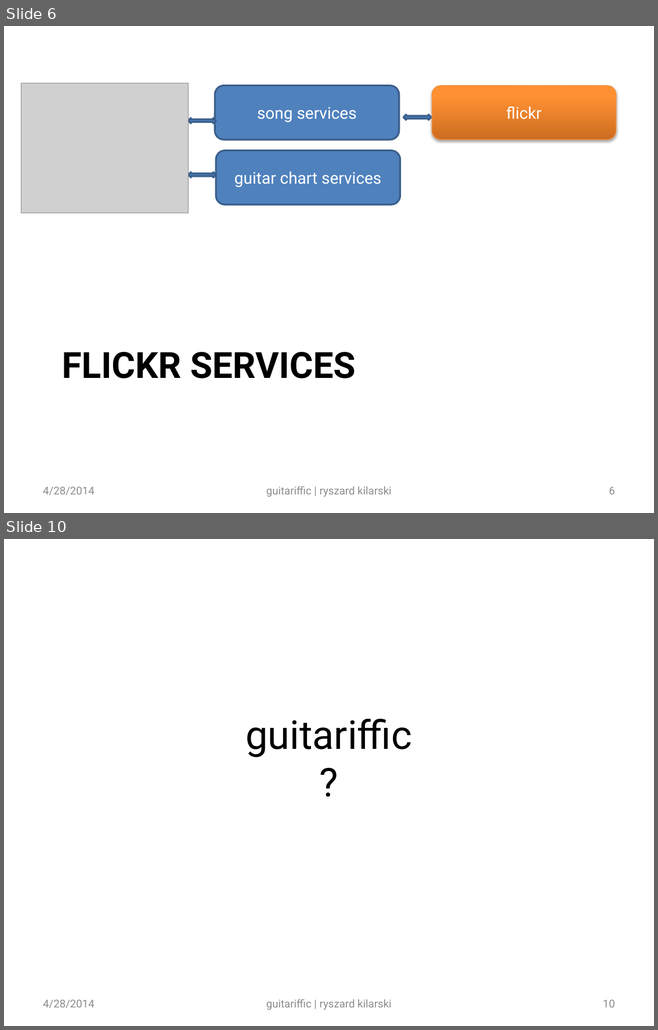
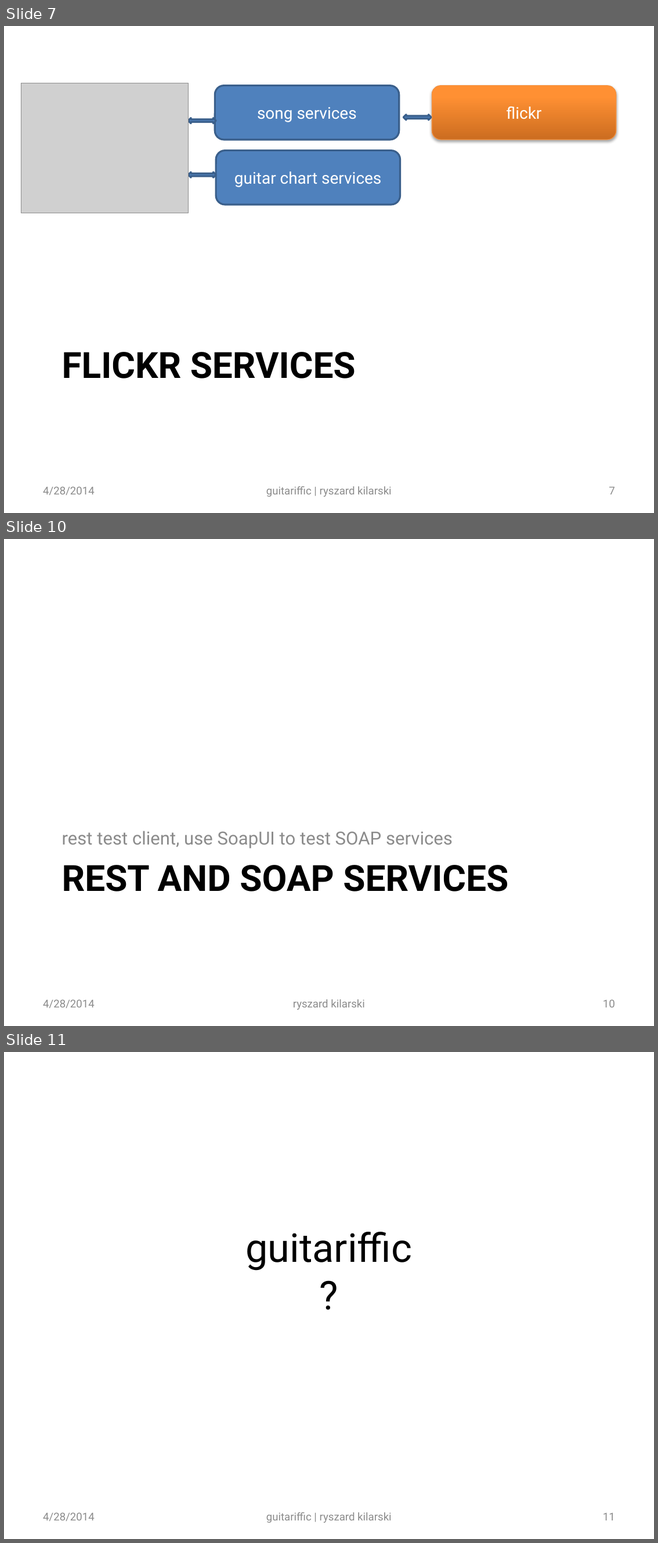
Before and after one commit to rkilarski/ryski-coding, a slide deck: guitarifficWS/Guitariffic Presentation.pptx. Shown one above the other, each under a label of ours: slides 6 and 10 before the commit, slides 7, 10 and 11 after it; the slides between them are not shown. The pictures are 658x1030 and 658x1543 pixels, drawn with LibreOffice and Linux fonts; fonts in the diff are those of the drawing; grey boxes stand for pictures. Boxes give left, top, right and bottom in pixels: in the first picture for what was removed or moved away, otherwise in the second. Text is boxed around its words. In the diff, an @@ line names an element or a change of style, - is before the commit and + after.

```diff
--- a/guitarifficWS/Guitariffic Presentation.pptx
+++ b/guitarifficWS/Guitariffic Presentation.pptx
@@ slide 10 added at [4, 539, 654, 1026], background #FFFFFF @@
@@ text added at [62, 831, 452, 848], 20 pt, text #8C8C8C @@
+rest test client, use SoapUI to test SOAP services
@@ title added at [62, 865, 508, 892], 40 pt, text #000000, bold @@
+REST AND SOAP SERVICES
@@ text added at [43, 1000, 94, 1008], 12 pt, text #8C8C8C @@
+4/28/2014
@@ text added at [293, 1000, 365, 1010], 12 pt, text #8C8C8C @@
+ryszard kilarski
@@ page number added at [603, 1000, 615, 1008], 12 pt, text #8C8C8C @@
+10
@@ what was slide 6 is now slide 7 @@
@@ page number at [608, 487, 614, 495]: text changed @@
-6
+7
@@ what was slide 10 is now slide 11 @@
@@ page number at [603, 1513, 615, 1521]: text changed @@
-10
+11
```
Also in this commit, not shown: 4 slides changed.
